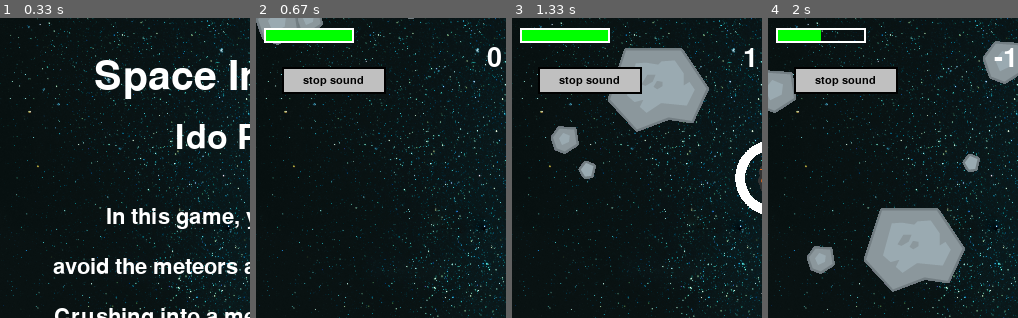
Above: before the commit, frames 1-4 (left to right).
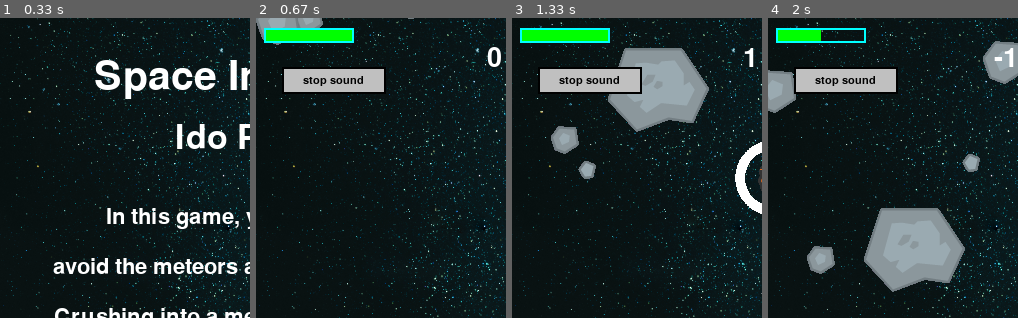
Above: after the commit, the same moments.

Repository: netaeteacher/spaceInvaders
Game: pygame game, started from main.py
Same seed, same stepped clock (60 frames per second), same inputs: the game is played once before the commit and once after it.
Inputs:
- Up to frame 1 (0.33 s): no input
- Up to frame 2 (0.67 s): tap Enter at 0.33 s
- Up to frame 3 (1.33 s): tap Space at 0.67, 1.07 s; hold Right from 1 s (still down)
- Up to frame 4 (2 s): tap Space at 1.37, 1.62, 1.92 s; release Right at 1.47 s; hold Right from 1.55 s (still down)
The pictures show only the part of the screen within x 0-50%, y 0-50%; the shares and areas given below are measured in that part.

Frame 1 is identical in both runs. In frame 2, 0.5% of the frame differs, in the area x 3-40%, y 3-9%; in frame 3, 0.5%; in frame 4, 0.5%.

Commit message:
Initial Commit

Diff:
--- a/ShieldBar.py
+++ b/ShieldBar.py
@@ -1,7 +1,7 @@
 import pygame
 
 
-WHITE = (255, 255, 255)
+WHITE = (0, 255, 255)
 BLACK = (0, 0, 0)
 RED = (255, 0, 0)
 GREEN = (0, 255, 0)
